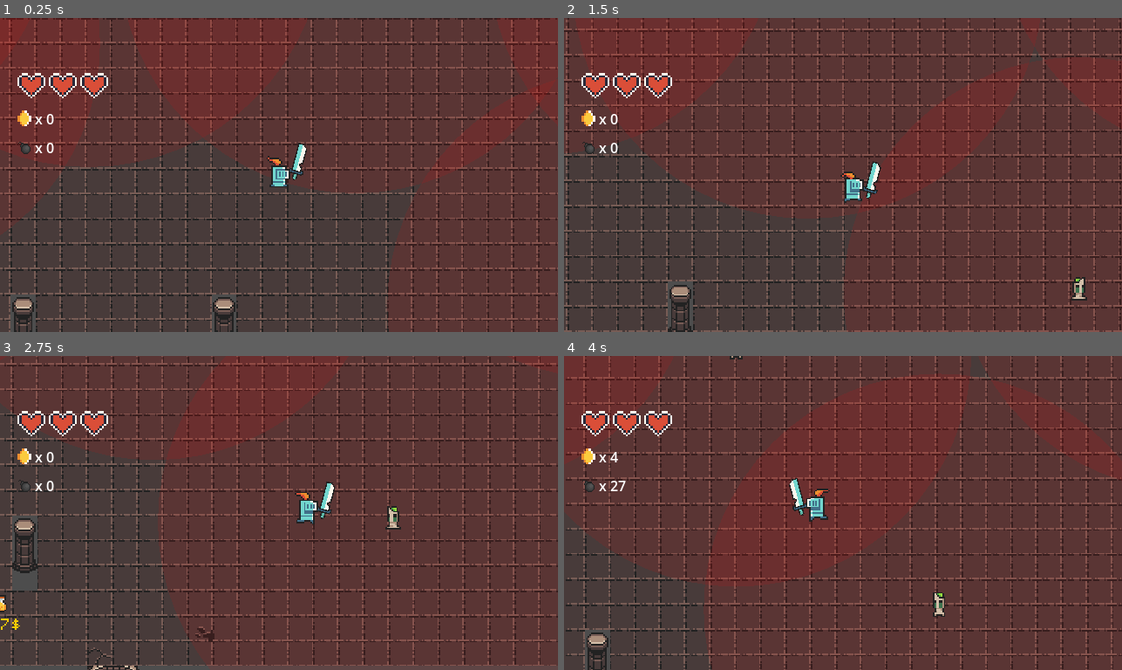
Above: before the commit, frames 1-4 (two rows, left to right).
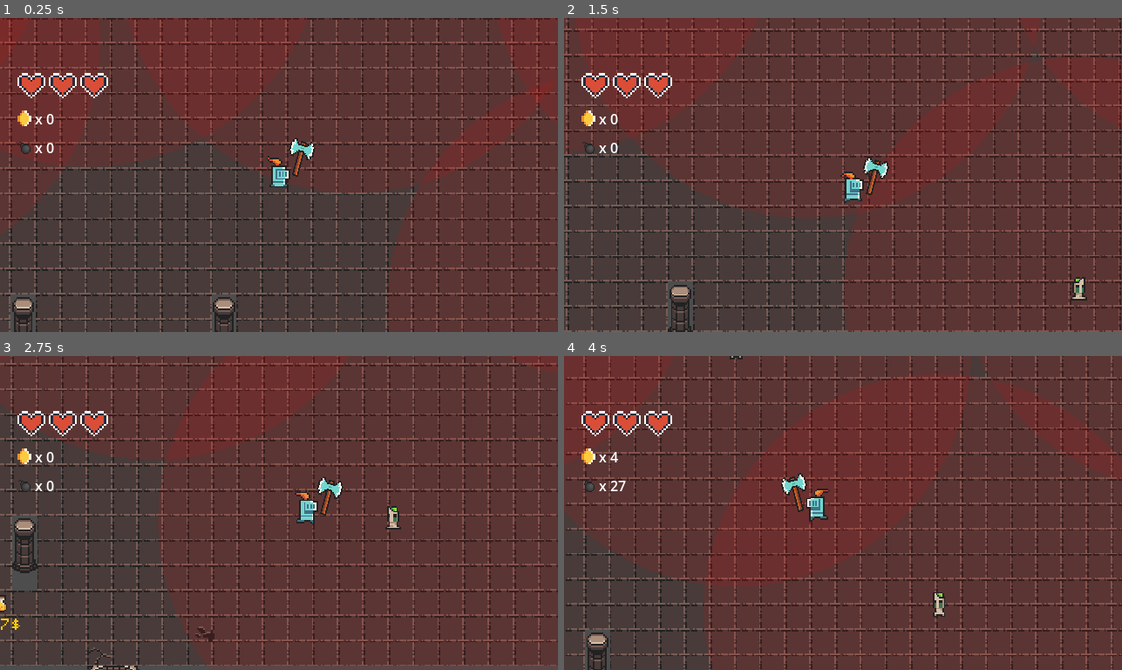
Above: after the commit, the same moments.

Repository: dadifr/Mobile_comp_Godot
Game: Godot game, scene res://scenes/world.tscn
Same seed, same stepped clock (60 frames per second), same inputs: the game is played once before the commit and once after it.
Inputs:
- Up to frame 1 (0.25 s): no input
- Up to frame 2 (1.5 s): hold Right (ui_right) 0.53-1.28 s; tap Space (attack) at 0.6 s; hold Down (ui_down) from 1.28 s (still down); tap F (interact) at 1.35 s
- Up to frame 3 (2.75 s): release Down (ui_down) at 2.03 s; hold Right (ui_right) from 2.03 s (still down); tap E (place_bomb) at 2.1 s
- Up to frame 4 (4 s): release Right (ui_right) at 2.78 s; hold Up (ui_up) 2.78-3.53 s; tap M at 2.85 s; hold Left (ui_left) from 3.53 s (still down); hold B from 3.53 s (still down)

The runs differ from the first frame. In frame 1, 0.3% of the frame differs, in the area x 51-57%, y 38-52%; in frame 2, 0.3%; in frame 3, 0.3%; in frame 4, 0.3%, in the area x 38-44%, y 37-51%.

Commit message:
modifica dello script dea freccia

Diff:
--- /dev/null
+++ b/scenes/armi/arco.tscn
@@ -0,0 +1,8 @@
+[gd_scene load_steps=2 format=3 uid="uid://m10cmgoenyid"]
+
+[ext_resource type="Texture2D" uid="uid://oa1x88jge0in" path="res://assets/sprites/frames pg e utility/armi/weapon_bow.png" id="1_0t3fs"]
+
+[node name="Arco" type="Node2D"]
+
+[node name="Sprite2D" type="Sprite2D" parent="."]
+texture = ExtResource("1_0t3fs")
--- a/scenes/cavaliere.tscn
+++ b/scenes/cavaliere.tscn
@@ -11,7 +11,7 @@
 [ext_resource type="Texture2D" uid="uid://bn2grnhv4m62l" path="res://assets/sprites/frames pg e utility/character/knight_m_run_anim_f1.png" id="8_o4126"]
 [ext_resource type="Texture2D" uid="uid://cx5ie5t2est86" path="res://assets/sprites/frames pg e utility/character/knight_m_run_anim_f2.png" id="9_lkdrv"]
 [ext_resource type="Texture2D" uid="uid://dl0huqnul2otf" path="res://assets/sprites/frames pg e utility/character/knight_m_run_anim_f3.png" id="10_p7iby"]
-[ext_resource type="PackedScene" uid="uid://dvc3r0o6syryv" path="res://scenes/armi/spada.tscn" id="11_d3wef"]
+[ext_resource type="PackedScene" uid="uid://cdvkgub272qvd" path="res://scenes/armi/ascia.tscn" id="12_hicpa"]
 
 [sub_resource type="AtlasTexture" id="AtlasTexture_o4126"]
 atlas = ExtResource("2_6eyey")
@@ -153,8 +153,7 @@
 position = Vector2(10, 7)
 metadata/_edit_group_ = true
 
-[node name="Spada" parent="Hand" instance=ExtResource("11_d3wef")]
-scale = Vector2(0.8, 0.8)
+[node name="Spada2" parent="Hand" instance=ExtResource("12_hicpa")]
 
 [node name="DamageBoostTimer" type="Timer" parent="."]
 one_shot = true
--- a/scripts/freccia.gd
+++ b/scripts/freccia.gd
@@ -27,17 +27,22 @@
 	# Se il corpo che ho colpito è lo stesso che mi ha sparato, IGNORALO.
 	if body == shooter:
 		return
+	#se la freccia può colpire qualsiasi cosa tranne chi la lancia
+	if body.has_method("take_damage"):
+		body.take_damage(damage)
+		queue_free() # Distruggi la freccia
 
 	# CASO 1: Colpisce il Player
-	if body.is_in_group("player"):
-		# SICUREZZA 2 (Metodo): Verifica se la funzione esiste prima di chiamarla
-		if body.has_method("take_damage"):
-			body.take_damage(damage, global_position)
-		else:
-			# Debug utile per noi sviluppatori
-			printerr("ATTENZIONE: Il nodo ", body.name, " è nel gruppo 'player' ma non ha 'take_damage'!")
+	#if body.is_in_group("player"):
+		## SICUREZZA 2 (Metodo): Verifica se la funzione esiste prima di chiamarla
+		#if body.has_method("take_damage"):
+			#body.take_damage(damage, global_position)
+		#else:
+			## Debug utile per noi sviluppatori
+			#printerr("ATTENZIONE: Il nodo ", body.name, " è nel gruppo 'player' ma non ha 'take_damage'!")
+		#
+		#queue_free() # La freccia si distrugge dopo aver colpito
 
-		queue_free() # La freccia si distrugge dopo aver colpito
 
 	# CASO 2: Colpisce un Muro o Ostacolo
 	# Invece di chiedere "Sei un Muro? O sei un TileMap?", usiamo una logica più ampia.
